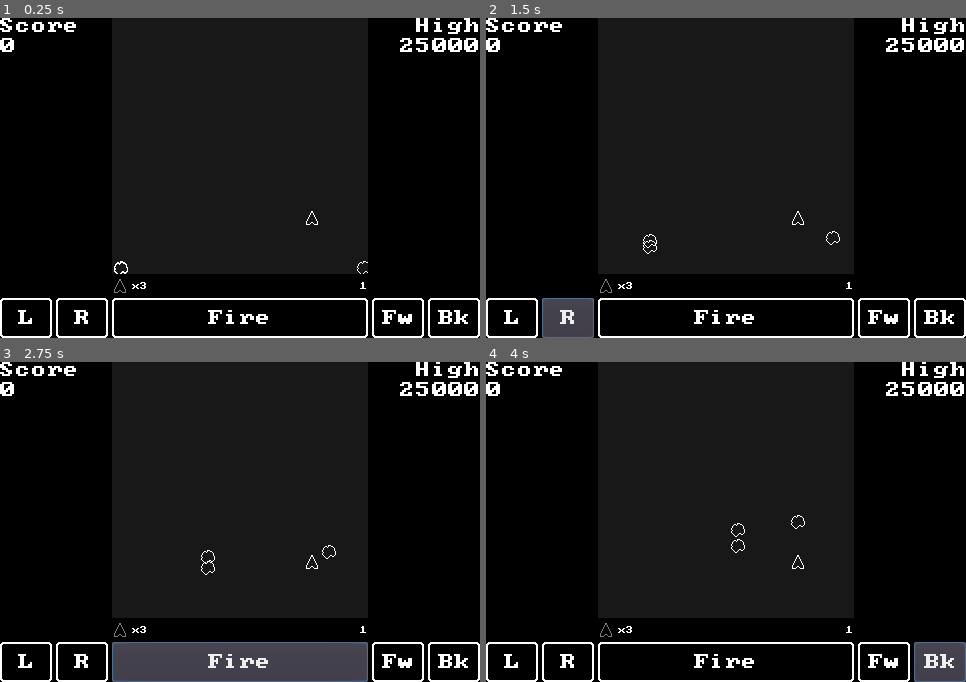
Above: before the commit, frames 1-4 (two rows, left to right).
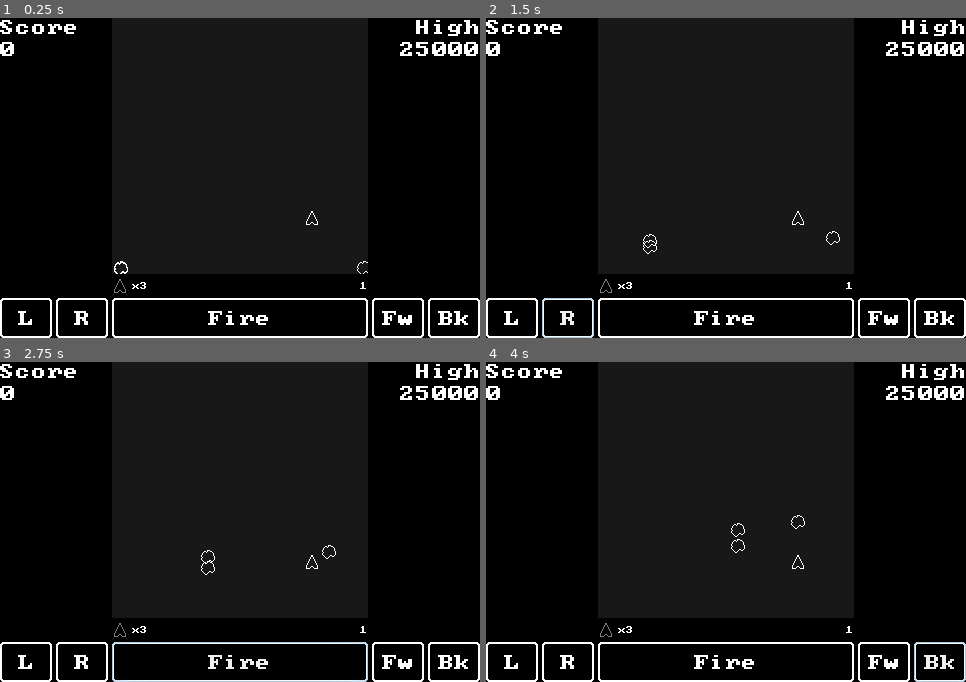
Above: after the commit, the same moments.

Repository: jmpoholarz/AsteroidsPractice
Game: Godot game, scene res://Main.tscn
The game is run twice, just before and just after one commit, with the same random seed, the same clock (stepped at 60 frames per second) and the same inputs.
Inputs:
- Up to frame 1 (0.25 s): no input
- Up to frame 2 (1.5 s): click "L" at 0.5 s; click "R" at 1.25 s
- Up to frame 3 (2.75 s): click "Fire" at 2 s
- Up to frame 4 (4 s): click "Fw" at 2.75 s; click "Bk" at 3.5 s

The runs differ from the first frame. In frame 1, 1.2% of the frame differs, in the area x 0-100%, y 0-96%; in frame 2, 2.5%; in frame 3, 7.7%, in the area x 0-100%, y 0-100%; in frame 4, 2.4%.

Commit message:
Added pause feature

Diff:
--- a/Assets/fonts/pcsenior16.tres
+++ b/Assets/fonts/pcsenior16.tres
@@ -7,5 +7,6 @@
 size = 16
 use_mipmaps = false
 use_filter = false
+extra_spacing_top = 2
 font_data = ExtResource( 1 )
-_sections_unfolded = [ "Settings" ]
+_sections_unfolded = [ "Extra Spacing", "Settings" ]
--- /dev/null
+++ b/Assets/styleBoxFlatNormal.tres
@@ -0,0 +1,30 @@
+[gd_resource type="StyleBoxFlat" format=2]
+
+[resource]
+
+content_margin_left = -1.0
+content_margin_right = -1.0
+content_margin_top = -1.0
+content_margin_bottom = -1.0
+bg_color = Color( 0, 0, 0, 1 )
+draw_center = true
+border_width_left = 2
+border_width_top = 2
+border_width_right = 2
+border_width_bottom = 2
+border_color = Color( 1, 1, 1, 1 )
+border_blend = false
+corner_radius_top_left = 4
+corner_radius_top_right = 4
+corner_radius_bottom_right = 4
+corner_radius_bottom_left = 4
+corner_detail = 8
+expand_margin_left = 0.0
+expand_margin_right = 0.0
+expand_margin_top = 0.0
+expand_margin_bottom = 0.0
+shadow_color = Color( 0, 0, 0, 0.6 )
+shadow_size = 0
+anti_aliasing = false
+anti_aliasing_size = 1
+_sections_unfolded = [ "Border", "Border Width", "Corner Radius" ]
--- /dev/null
+++ b/Assets/styleBoxFlatPressed.tres
@@ -0,0 +1,30 @@
+[gd_resource type="StyleBoxFlat" format=2]
+
+[resource]
+
+content_margin_left = -1.0
+content_margin_right = -1.0
+content_margin_top = -1.0
+content_margin_bottom = -1.0
+bg_color = Color( 0, 0, 0, 1 )
+draw_center = true
+border_width_left = 2
+border_width_top = 2
+border_width_right = 2
+border_width_bottom = 2
+border_color = Color( 0, 0, 0, 1 )
+border_blend = false
+corner_radius_top_left = 4
+corner_radius_top_right = 4
+corner_radius_bottom_right = 4
+corner_radius_bottom_left = 4
+corner_detail = 8
+expand_margin_left = 0.0
+expand_margin_right = 0.0
+expand_margin_top = 0.0
+expand_margin_bottom = 0.0
+shadow_color = Color( 0, 0, 0, 0.6 )
+shadow_size = 0
+anti_aliasing = false
+anti_aliasing_size = 1
+_sections_unfolded = [ "Border", "Corner Radius" ]
--- a/Assets/theme.tres
+++ b/Assets/theme.tres
@@ -1,38 +1,12 @@
-[gd_resource type="Theme" load_steps=3 format=2]
+[gd_resource type="Theme" load_steps=4 format=2]
 
 [ext_resource path="res://Assets/fonts/pcsenior16.tres" type="DynamicFont" id=1]
-
-[sub_resource type="StyleBoxFlat" id=1]
-
-content_margin_left = -1.0
-content_margin_right = -1.0
-content_margin_top = -1.0
-content_margin_bottom = -1.0
-bg_color = Color( 0, 0, 0, 1 )
-draw_center = true
-border_width_left = 2
-border_width_top = 2
-border_width_right = 2
-border_width_bottom = 2
-border_color = Color( 1, 1, 1, 1 )
-border_blend = false
-corner_radius_top_left = 4
-corner_radius_top_right = 4
-corner_radius_bottom_right = 4
-corner_radius_bottom_left = 4
-corner_detail = 8
-expand_margin_left = 0.0
-expand_margin_right = 0.0
-expand_margin_top = 0.0
-expand_margin_bottom = 0.0
-shadow_color = Color( 0, 0, 0, 0.6 )
-shadow_size = 0
-anti_aliasing = false
-anti_aliasing_size = 1
-_sections_unfolded = [ "Border", "Border Width", "Corner Radius" ]
+[ext_resource path="res://Assets/styleBoxFlatNormal.tres" type="StyleBox" id=2]
+[ext_resource path="res://Assets/styleBoxFlatPressed.tres" type="StyleBox" id=3]
 
 [resource]
 
+default_font = ExtResource( 1 )
 Button/colors/font_color = Color( 1, 1, 1, 1 )
 Button/colors/font_color_disabled = Color( 0.9, 0.9, 0.9, 0.2 )
 Button/colors/font_color_hover = Color( 0.941176, 0.941176, 0.941176, 1 )
@@ -41,7 +15,10 @@
 Button/fonts/font = ExtResource( 1 )
 Button/styles/disabled = null
 Button/styles/focus = null
-Button/styles/hover = null
-Button/styles/normal = SubResource( 1 )
-Button/styles/pressed = null
-_sections_unfolded = [ "Button", "Button/colors", "Button/styles" ]
+Button/styles/hover = ExtResource( 2 )
+Button/styles/normal = ExtResource( 2 )
+Button/styles/pressed = ExtResource( 3 )
+Panel/styles/panel = ExtResource( 2 )
+Panel/styles/panelf = null
+Panel/styles/panelnc = null
+_sections_unfolded = [ "Button", "Button/styles", "Panel/styles" ]
--- a/Main.gd
+++ b/Main.gd
@@ -18,8 +18,14 @@
 	highScoreValueLabel.text = str(25000)
 	lifeValueLabel.text = "x3"
 	levelValueLabel.text = str(1)
+	$PauseWindow.visible = false
 
 func _process(delta):
+	# Check if paused button pressed
+	if Input.is_action_just_pressed('ui_pause'):
+		$PauseWindow.show()
+		get_tree().paused = true
+
 	if get_tree().get_nodes_in_group("asteroids").size() == 0:
 		increase_level()
 
--- a/Main.tscn
+++ b/Main.tscn
@@ -6,10 +6,12 @@
 [ext_resource path="res://LevelManager.tscn" type="PackedScene" id=4]
 [ext_resource path="res://Assets/ship.png" type="Texture" id=5]
 [ext_resource path="res://Assets/fonts/pcsenior8.tres" type="DynamicFont" id=6]
-
-[node name="Main" type="Node" index="0"]
+[ext_resource path="res://PauseWindow.tscn" type="PackedScene" id=7]
+
+[node name="Play" type="Node"]
 
 script = ExtResource( 1 )
+_sections_unfolded = [ "Pause" ]
 
 [node name="ColorRect" type="ColorRect" parent="." index="0"]
 
@@ -27,6 +29,7 @@
 
 [node name="UI" type="HBoxContainer" parent="." index="1"]
 
+editor/display_folded = true
 anchor_left = 0.0
 anchor_top = 0.0
 anchor_right = 1.0
@@ -65,7 +68,7 @@
 anchor_right = 0.0
 anchor_bottom = 0.0
 margin_right = 108.0
-margin_bottom = 16.0
+margin_bottom = 18.0
 rect_pivot_offset = Vector2( 0, 0 )
 rect_clip_content = false
 mouse_filter = 2
@@ -85,9 +88,9 @@
 anchor_top = 0.0
 anchor_right = 0.0
 anchor_bottom = 0.0
-margin_top = 20.0
-margin_right = 108.0
-margin_bottom = 36.0
+margin_top = 22.0
+margin_right = 108.0
+margin_bottom = 40.0
 rect_pivot_offset = Vector2( 0, 0 )
 rect_clip_content = false
 mouse_filter = 2
@@ -108,7 +111,7 @@
 anchor_top = 0.0
 anchor_right = 0.0
 anchor_bottom = 0.0
-margin_top = 40.0
+margin_top = 44.0
 margin_right = 108.0
 margin_bottom = 276.0
 rect_pivot_offset = Vector2( 0, 0 )
@@ -463,7 +466,7 @@
 anchor_right = 0.0
 anchor_bottom = 0.0
 margin_right = 108.0
-margin_bottom = 16.0
+margin_bottom = 18.0
 rect_pivot_offset = Vector2( 0, 0 )
 rect_clip_content = false
 mouse_filter = 2
@@ -484,9 +487,9 @@
 anchor_top = 0.0
 anchor_right = 0.0
 anchor_bottom = 0.0
-margin_top = 20.0
-margin_right = 108.0
-margin_bottom = 36.0
+margin_top = 22.0
+margin_right = 108.0
+margin_bottom = 40.0
 rect_pivot_offset = Vector2( 0, 0 )
 rect_clip_content = false
 mouse_filter = 2
@@ -508,7 +511,7 @@
 anchor_top = 0.0
 anchor_right = 0.0
 anchor_bottom = 0.0
-margin_top = 40.0
+margin_top = 44.0
 margin_right = 108.0
 margin_bottom = 276.0
 rect_pivot_offset = Vector2( 0, 0 )
@@ -588,3 +591,5 @@
 flat = false
 align = 1
 _sections_unfolded = [ "Rect", "Theme" ]
+
+[node name="PauseWindow" parent="." index="2" instance=ExtResource( 7 )]
--- /dev/null
+++ b/PauseWindow.gd
@@ -0,0 +1,33 @@
+extends Panel
+
+var mouseInButton = false
+
+func _ready():
+	pass
+
+
+func _process(delta):
+	if self.visible == true:
+		if $IgnoreInputTimer.is_stopped():
+			if Input.is_action_just_pressed('ui_pause'):
+				_on_ResumeButton_button_up()
+
+
+func _on_ResumeButton_button_up():
+	get_tree().paused = false
+	# Hide pause window
+	self.visible = false
+
+
+func _on_Timer_timeout():
+	# Flip PauseLabel visibility
+	if $VBoxContainer/PauseLabel.text == "":
+		$VBoxContainer/PauseLabel.text = "Paused"
+	else: $VBoxContainer/PauseLabel.text = ""
+	# Restart timer
+	$LabelTimer.start()
+
+
+func _on_PauseWindow_visibility_changed():
+	if self.visible == true:
+		$IgnoreInputTimer.start()
--- /dev/null
+++ b/PauseWindow.tscn
@@ -0,0 +1,136 @@
+[gd_scene load_steps=4 format=2]
+
+[ext_resource path="res://Assets/theme.tres" type="Theme" id=1]
+[ext_resource path="res://PauseWindow.gd" type="Script" id=2]
+[ext_resource path="res://Assets/fonts/pcsenior16.tres" type="DynamicFont" id=3]
+
+[node name="PauseWindow" type="Panel" index="0"]
+
+pause_mode = 2
+anchor_left = 0.5
+anchor_top = 0.5
+anchor_right = 0.5
+anchor_bottom = 0.5
+margin_left = -98.0
+margin_top = -64.0
+margin_right = 98.0
+margin_bottom = 64.0
+rect_min_size = Vector2( 196, 128 )
+rect_pivot_offset = Vector2( 0, 0 )
+rect_clip_content = false
+mouse_filter = 0
+mouse_default_cursor_shape = 0
+size_flags_horizontal = 1
+size_flags_vertical = 1
+theme = ExtResource( 1 )
+script = ExtResource( 2 )
+_sections_unfolded = [ "Pause", "Rect", "Theme" ]
+
+[node name="VBoxContainer" type="VBoxContainer" parent="." index="0"]
+
+anchor_left = 0.5
+anchor_top = 0.5
+anchor_right = 0.5
+anchor_bottom = 0.5
+margin_left = -64.0
+margin_top = -32.0
+margin_right = 64.0
+margin_bottom = 32.0
+rect_min_size = Vector2( 128, 0 )
+rect_pivot_offset = Vector2( 0, 0 )
+rect_clip_content = false
+mouse_filter = 1
+mouse_default_cursor_shape = 0
+size_flags_horizontal = 1
+size_flags_vertical = 1
+alignment = 0
+_sections_unfolded = [ "Rect" ]
+
+[node name="PauseLabel" type="Label" parent="VBoxContainer" index="0"]
+
+anchor_left = 0.0
+anchor_top = 0.0
+anchor_right = 0.0
+anchor_bottom = 0.0
+margin_right = 128.0
+margin_bottom = 18.0
+rect_pivot_offset = Vector2( 0, 0 )
+rect_clip_content = false
+mouse_filter = 2
+mouse_default_cursor_shape = 0
+size_flags_horizontal = 1
+size_flags_vertical = 4
+theme = ExtResource( 1 )
+text = "Paused"
+align = 1
+percent_visible = 1.0
+lines_skipped = 0
+max_lines_visible = -1
+_sections_unfolded = [ "Theme" ]
+
+[node name="HSeparator" type="HSeparator" parent="VBoxContainer" index="1"]
+
+modulate = Color( 1, 1, 1, 0 )
+anchor_left = 0.0
+anchor_top = 0.0
+anchor_right = 0.0
+anchor_bottom = 0.0
+margin_top = 22.0
+margin_right = 128.0
+margin_bottom = 38.0
+rect_min_size = Vector2( 0, 16 )
+rect_pivot_offset = Vector2( 0, 0 )
+rect_clip_content = false
+mouse_filter = 0
+mouse_default_cursor_shape = 0
+size_flags_horizontal = 1
+size_flags_vertical = 1
+_sections_unfolded = [ "Rect", "Visibility" ]
+
+[node name="ResumeButton" type="Button" parent="VBoxContainer" index="2"]
+
+anchor_left = 0.0
+anchor_top = 0.0
+anchor_right = 0.0
+anchor_bottom = 0.0
+margin_top = 42.0
+margin_right = 128.0
+margin_bottom = 64.0
+rect_pivot_offset = Vector2( 0, 0 )
+rect_clip_content = false
+focus_mode = 2
+mouse_filter = 0
+mouse_default_cursor_shape = 0
+size_flags_horizontal = 1
+size_flags_vertical = 1
+custom_fonts/font = ExtResource( 3 )
+toggle_mode = false
+enabled_focus_mode = 2
+shortcut = null
+group = null
+text = "Resume"
+flat = false
+align = 1
+_sections_unfolded = [ "Theme", "custom_fonts" ]
+
+[node name="LabelTimer" type="Timer" parent="." index="1"]
+
+process_mode = 1
+wait_time = 0.5
+one_shot = false
+autostart = true
+
+[node name="IgnoreInputTimer" type="Timer" parent="." index="2"]
+
+process_mode = 1
+wait_time = 0.1
+one_shot = true
+autostart = false
+
+[connection signal="visibility_changed" from="." to="." method="_on_PauseWindow_visibility_changed"]
+
+[connection signal="button_up" from="VBoxContainer/ResumeButton" to="." method="_on_ResumeButton_button_up"]
+
+[connection signal="focus_exited" from="VBoxContainer/ResumeButton" to="." method="_on_ResumeButton_focus_exited"]
+
+[connection signal="timeout" from="LabelTimer" to="." method="_on_Timer_timeout"]
--- a/project.godot
+++ b/project.godot
@@ -50,6 +50,8 @@
  ]
 ship_shoot=[ Object(InputEventKey,"resource_local_to_scene":false,"resource_name":"","device":0,"alt":false,"shift":false,"control":false,"meta":false,"command":false,"pressed":false,"scancode":32,"unicode":0,"echo":false,"script":null)
  ]
+ui_pause=[ Object(InputEventKey,"resource_local_to_scene":false,"resource_name":"","device":0,"alt":false,"shift":false,"control":false,"meta":false,"command":false,"pressed":false,"scancode":80,"unicode":0,"echo":false,"script":null)
+ ]
 
 [layer_names]
 
Not shown: 1 places in Main.tscn that only renumber resources
